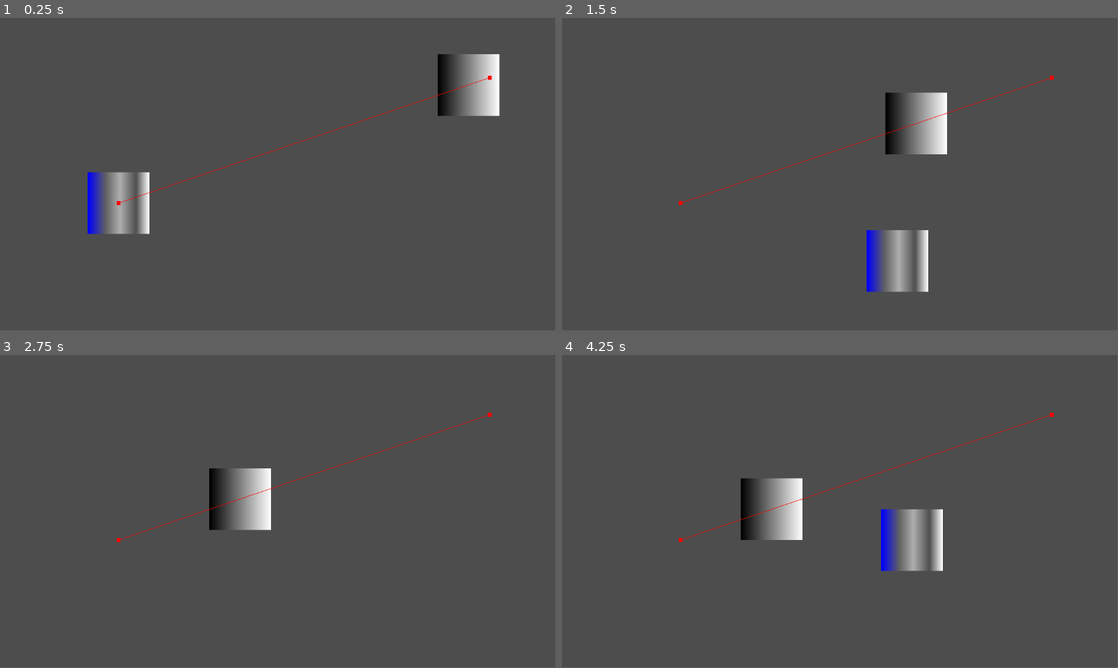
Above: before the commit, frames 1-4 (two rows, left to right).
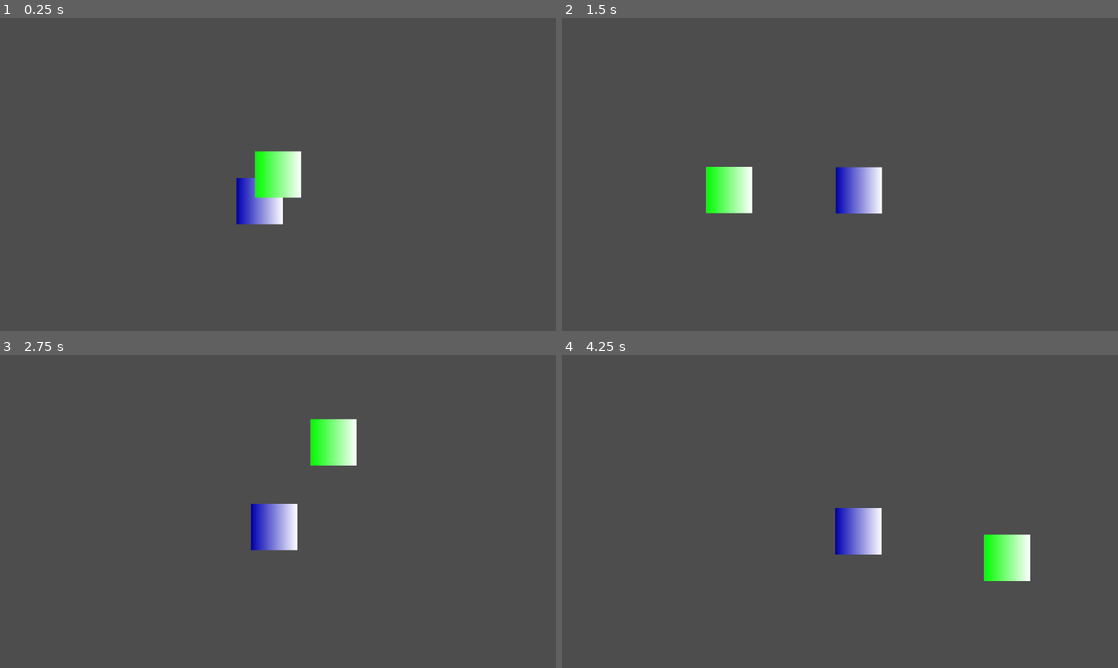
Above: after the commit, the same moments.

Repository: codyromano/practice
Game: Godot game, scene res://nav_agent_example.tscn
Same seed, same stepped clock (60 frames per second), same inputs: the game is played once before the commit and once after it. Before the commit the project starts from res://node_2d.tscn.
Inputs (mouse positions are in pixels of both pictures, inside the frame that each line leads up to):
- Up to frame 1 (0.25 s): no input
- Up to frame 2 (1.5 s): move the mouse to (962, 158) at 0.52 s; hold Right (ui_right) 0.53-1.28 s; move the mouse to (728, 190) at 1.27 s; hold Down (ui_down) from 1.28 s (still down)
- Up to frame 3 (2.75 s): move the mouse to (333, 442) at 2.02 s; release Down (ui_down) at 2.03 s; hold Right (ui_right) from 2.03 s (still down)
- Up to frame 4 (4.25 s): move the mouse to (812, 574) at 2.77 s; release Right (ui_right) at 2.78 s; hold Up (ui_up) 2.78-3.53 s; move the mouse to (1006, 558) at 3.52 s; hold Left (ui_left) from 3.53 s (still down)
In our replay, the window is 799x449 before the commit and 800x450 after it. These sizes can differ from the game's own. Grey fills any space a smaller window leaves; there, only what the larger window draws over its background counts as a difference.

The runs differ from the first frame. In frame 1, 6.1% of the frame differs, in the area x 15-90%, y 11-70%; in frame 2, 6.4%, in the area x 21-89%, y 18-88%; in frame 3, 4.1%; in frame 4, 6.4%.

Commit message:
updated gode and project

Diff:
--- a/Enemy.gd
+++ /dev/null
@@ -1,24 +0,0 @@
-extends CharacterBody2D
-
-const SPEED = 6000.0
-@onready var nav_agent = $NavigationAgent2D
-@export var target: Node2D
-
-func _ready():
-	nav_agent.debug_enabled = true
-	nav_agent.target_desired_distance = 100 # stops on target; settting to 100 stops well short
-	nav_agent.path_desired_distance = 1
-
-	_update_target_distance.call_deferred()
-
-func _update_target_distance()  -> void:
-	nav_agent.target_position = target.global_position
-	nav_agent.target_desired_distance = 100
-
-func _physics_process(delta: float) -> void:
-	if nav_agent.is_navigation_finished():
-		velocity = Vector2.ZERO
-	else:
-		var next = nav_agent.get_next_path_position()
-		velocity = global_position.direction_to(next) * SPEED * delta
-		move_and_slide()
--- /dev/null
+++ b/NavigatorEntity.gd
@@ -0,0 +1,51 @@
+extends CharacterBody2D
+
+@export var movement_speed: float = 8000.0
+@export var movement_target: Node2D
+
+@onready var navigation_agent: NavigationAgent2D = $NavigationAgent2D
+@onready var recalc_timer : Timer = $RecalcTimer
+
+func _ready():
+	recalc_timer.timeout.connect(_on_recalc_timer_timeout)
+	navigation_agent.velocity_computed.connect(_on_velocity_computed)
+
+	navigation_agent.path_desired_distance = 150.0
+	navigation_agent.target_desired_distance = 150.0
+
+	# On the first frame the NavigationServer map has not-
+	# yet been synchronized; region data and any path query will return empty.
+	# Wait for the NavigationServer synchronization by awaiting one frame in the script.
+	# Make sure to not await during _ready.
+	call_deferred("actor_setup")
+
+func _physics_process(delta):
+	# Returns if we've reached the end of the path.
+	if navigation_agent.is_navigation_finished():
+		return
+
+	# Get the next path point from the navigation agent.
+	var current_agent_position: Vector2 = global_position
+	var next_path_position: Vector2 = navigation_agent.get_next_path_position()
+
+	# Calculate the velocity to move towards the next path point.
+	var new_velocity = current_agent_position.direction_to(next_path_position) * movement_speed * delta
+	_on_velocity_computed(new_velocity)
+
+## Setup the navigation agent.
+func actor_setup():
+	# Wait for the first physics frame so the NavigationServer can sync.
+	await get_tree().physics_frame
+	set_target_position(movement_target.position)
+
+## Set the target position of the navigation agent.
+func set_target_position(target_position : Vector2 = Vector2.ZERO) -> void:
+	navigation_agent.target_position = target_position
+
+## Called when the recalculation timer times out.
+func _on_recalc_timer_timeout() -> void:
+	set_target_position(movement_target.position)
+
+func _on_velocity_computed(safe_velocity: Vector2):
+	velocity = safe_velocity
+	move_and_slide()
--- a/Player.gd
+++ /dev/null
@@ -1,23 +0,0 @@
-extends CharacterBody2D
-
-
-const SPEED = 300.0
-const JUMP_VELOCITY = -400.0
-
-var gravity = ProjectSettings.get_setting("physics/2d/default_gravity")
-
-func _physics_process(delta):
-	var horiz_direction = Input.get_axis("ui_left", "ui_right")
-	var vert_direction = Input.get_axis("ui_up", "ui_down")
-
-	if horiz_direction:
-		velocity.x = horiz_direction * SPEED
-	else:
-		velocity.x = move_toward(velocity.x, 0, SPEED)
-
-	if vert_direction:
-		velocity.y = vert_direction * SPEED
-	else:
-		velocity.y = move_toward(velocity.y, 0, SPEED)
-
-	move_and_slide()
--- /dev/null
+++ b/Target.gd
@@ -0,0 +1,4 @@
+extends Node2D
+
+func _process(_delta) -> void:
+	global_position = get_global_mouse_position()
--- /dev/null
+++ b/nav_agent_example.tscn
@@ -0,0 +1,57 @@
+[gd_scene load_steps=9 format=3 uid="uid://bjrf4ax25835a"]
+
+[ext_resource type="Script" path="res://NavigatorEntity.gd" id="1_nqige"]
+[ext_resource type="Script" path="res://Target.gd" id="2_kdsin"]
+
+[sub_resource type="NavigationPolygon" id="NavigationPolygon_4k3pw"]
+vertices = PackedVector2Array(426, 184, -367, 188, -371, -254, 419, -259)
+polygons = Array[PackedInt32Array]([PackedInt32Array(0, 1, 2, 3)])
+outlines = Array[PackedVector2Array]([PackedVector2Array(-382, -264, -377, 199, 437, 194, 429, -270)])
+source_geometry_group_name = &"navigation_polygon_source_group"
+
+[sub_resource type="Gradient" id="Gradient_nor4q"]
+colors = PackedColorArray(0, 0, 0.698039, 1, 1, 1, 1, 1)
+
+[sub_resource type="GradientTexture2D" id="GradientTexture2D_bpp4u"]
+gradient = SubResource("Gradient_nor4q")
+
+[sub_resource type="RectangleShape2D" id="RectangleShape2D_n8h6y"]
+size = Vector2(62, 60)
+
+[sub_resource type="Gradient" id="Gradient_nbchr"]
+colors = PackedColorArray(0, 0.980392, 0, 1, 1, 1, 1, 1)
+
+[sub_resource type="GradientTexture2D" id="GradientTexture2D_hdf4q"]
+gradient = SubResource("Gradient_nbchr")
+
+[node name="NavAgent Example" type="Node2D"]
+
+[node name="NavigationRegion2D" type="NavigationRegion2D" parent="."]
+navigation_polygon = SubResource("NavigationPolygon_4k3pw")
+
+[node name="NavigatorEntity" type="CharacterBody2D" parent="." node_paths=PackedStringArray("movement_target")]
+script = ExtResource("1_nqige")
+movement_target = NodePath("../Target")
+
+[node name="Sprite2D" type="Sprite2D" parent="NavigatorEntity"]
+texture = SubResource("GradientTexture2D_bpp4u")
+
+[node name="CollisionShape2D" type="CollisionShape2D" parent="NavigatorEntity"]
+shape = SubResource("RectangleShape2D_n8h6y")
+
+[node name="NavigationAgent2D" type="NavigationAgent2D" parent="NavigatorEntity"]
+
+[node name="RecalcTimer" type="Timer" parent="NavigatorEntity"]
+wait_time = 0.5
+autostart = true
+
+[node name="Camera2D" type="Camera2D" parent="."]
+position = Vector2(25, -37)
+zoom = Vector2(1.5, 1.5)
+
+[node name="Target" type="Node2D" parent="."]
+position = Vector2(258, -32)
+script = ExtResource("2_kdsin")
+
+[node name="Sprite2D" type="Sprite2D" parent="Target"]
+texture = SubResource("GradientTexture2D_hdf4q")
--- a/node_2d.tscn
+++ /dev/null
@@ -1,58 +0,0 @@
-[gd_scene load_steps=10 format=3 uid="uid://cjjfnpa2ji648"]
-
-[ext_resource type="Script" path="res://Enemy.gd" id="1_u87il"]
-[ext_resource type="Script" path="res://Player.gd" id="2_b716a"]
-
-[sub_resource type="NavigationPolygon" id="NavigationPolygon_nwe55"]
-vertices = PackedVector2Array(291, 144, -278, 149, -276, -154, 280, -154)
-polygons = Array[PackedInt32Array]([PackedInt32Array(0, 1, 2, 3)])
-outlines = Array[PackedVector2Array]([PackedVector2Array(-286, -164, -289, 160, 302, 154, 290, -164)])
-source_geometry_group_name = &"navigation_polygon_source_group"
-
-[sub_resource type="RectangleShape2D" id="RectangleShape2D_smlaa"]
-size = Vector2(64, 64)
-
-[sub_resource type="Gradient" id="Gradient_ykhxb"]
-
-[sub_resource type="GradientTexture2D" id="GradientTexture2D_1bjvn"]
-gradient = SubResource("Gradient_ykhxb")
-
-[sub_resource type="Gradient" id="Gradient_0ek71"]
-offsets = PackedFloat32Array(0, 0.291592, 0.522361, 0.788909, 0.928444, 1)
-colors = PackedColorArray(0, 0, 0.996078, 1, 0.383464, 0.383464, 0.383464, 1, 0.686941, 0.686941, 0.686941, 1, 0.310535, 0.310535, 0.310535, 1, 0.76044, 0.76044, 0.76044, 1, 1, 1, 1, 1)
-
-[sub_resource type="GradientTexture2D" id="GradientTexture2D_yb2n0"]
-gradient = SubResource("Gradient_0ek71")
-
-[sub_resource type="RectangleShape2D" id="RectangleShape2D_onwmk"]
-size = Vector2(64, 64)
-
-[node name="Node2D" type="NavigationRegion2D"]
-navigation_polygon = SubResource("NavigationPolygon_nwe55")
-
-[node name="Enemy" type="CharacterBody2D" parent="." node_paths=PackedStringArray("target")]
-position = Vector2(220, -100)
-script = ExtResource("1_u87il")
-target = NodePath("../Player")
-
-[node name="CollisionShape2D" type="CollisionShape2D" parent="Enemy"]
-shape = SubResource("RectangleShape2D_smlaa")
-
-[node name="Sprite2D" type="Sprite2D" parent="Enemy"]
-texture = SubResource("GradientTexture2D_1bjvn")
-
-[node name="NavigationAgent2D" type="NavigationAgent2D" parent="Enemy"]
-
-[node name="Camera2D" type="Camera2D" parent="."]
-zoom = Vector2(2, 2)
-
-[node name="Player" type="CharacterBody2D" parent="."]
-position = Vector2(-165, 30)
-script = ExtResource("2_b716a")
-
-[node name="Sprite2D" type="Sprite2D" parent="Player"]
-texture = SubResource("GradientTexture2D_yb2n0")
-
-[node name="CollisionShape2D" type="CollisionShape2D" parent="Player"]
-unique_name_in_owner = true
-shape = SubResource("RectangleShape2D_onwmk")
--- a/project.godot
+++ b/project.godot
@@ -11,9 +11,14 @@
 [application]
 
 config/name="Practice"
-run/main_scene="res://node_2d.tscn"
+run/main_scene="res://nav_agent_example.tscn"
 config/features=PackedStringArray("4.2", "GL Compatibility")
 config/icon="res://icon.svg"
+
+[display]
+
+window/size/mode=2
+window/stretch/mode="viewport"
 
 [rendering]
 
